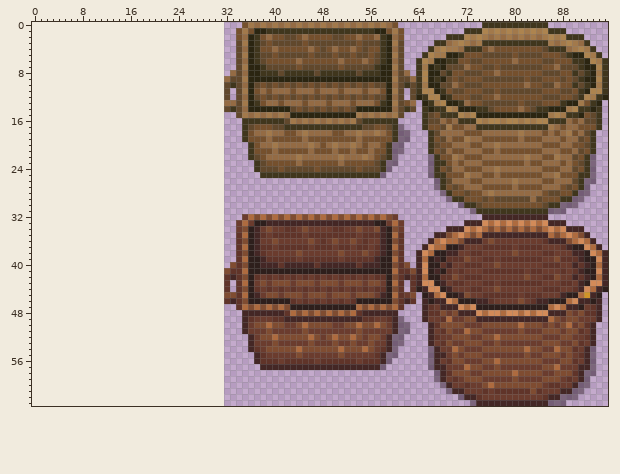
Two versions of one sprite sheet, Objects/Storage/Baskets A.png. The picture above is the old version.
The file is 64x64 pixels. The old version is drawn lined up with the new one, on the new canvas.
The same view after the edit:
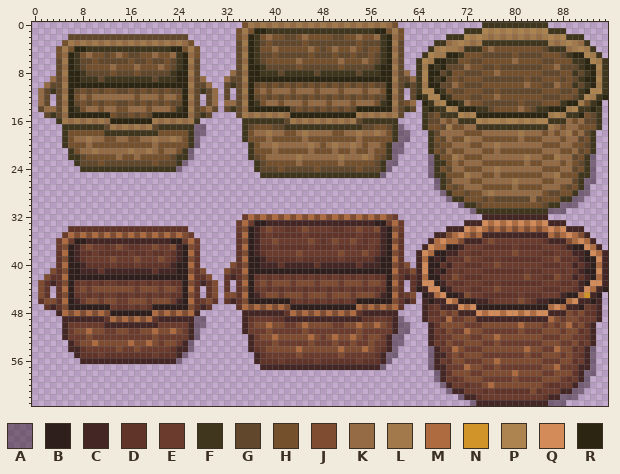
Palette (. is transparent): A #2a172278  B #2e1f1c  C #442725  D #603429  E #6b3c2e  F #40361d  G #61482c  H #75502d  J #7f4c31  K #946b44  L #a2794b  M #ae6b3f  N #d19428  P #ad844f  Q #d38b59  R #2b2511
From the commit log: Added smaller basket.
From old to new:
canvas 64x64 -> 96x64, the old top-left corner now at 32,0
y 2: x 6..25 .................... -> GGGGGGGGGGGGGGGGGGGG
y 3: x 5..26 ...................... -> HLKLKLKLKLKLKLKLKLKLKH
y 4: x 4..27 ........................ -> HLHRRFFFFFFFFFFFFFFRRHLH
y 5: x 4..27 ........................ -> HKRFHKHHGHKHGGHHKHHKFRKH
y 6: x 4..27 ........................ -> GLRFGGHGGGGGHGGHGGHGFRLG
y 7: x 4..27 ........................ -> GKRFGHHHHKHHHKHHHKHGFRKG
y 8: x 4..27 ........................ -> GLRRFGGGGHGGGHGGGGGFRRLG
y 9: x 3..28 .......................... -> KGKRRFFFGFFFFFFFFGFFFRRKGK
y 10: x 2..29 ............................ -> KGGLRRRRRRRRRRRRRRRRRRRRLGGK
y 11: x 1..30 .............................. -> KGFGKRGHGHGHHGGHGHGHGHGGRKGFGK
y 12: x 1..2 .. -> KG; x 4..27 ........................ -> GLRHKHKKKKKKKHKKKHKKHRLG; x 29..30 .. -> GK
y 13: x 1..2 .. -> KG; x 4..27 ........................ -> GKRGHGHGHHGGHGHGHGHGGRKG; x 29..30 .. -> GK
y 14: x 1..30 .............................. -> GKKGLRFHKKHKKHHKKKHKKKHFRLGHKG
y 15: x 2..29 ............................ -> GFGKRRRRRRRHGGHGHGRRRRRRKGFG
y 16: x 4..27 ........................ -> FLKLKLKLKRRRRRRRLKLKLKLF
y 17: x 5..28 ........................ -> FFFFFFFGLKLKLKLGFFFFFFAA
y 18: x 5..28 ........................ -> FHHHHHHFFFFFFFFFHHHHHFAA
y 19: x 5..27 ....................... -> FHKKLKKHHKKHHKKLKKLKHFA
y 20: x 5..27 ....................... -> FHHHKHHHHHHHHHHKHHHHHFA
y 21: x 6..26 ..................... -> FHKKLKKKKKLKKLKHKKHFA
y 22: x 6..26 ..................... -> FFGHHHHHKHHKHHHHHGFFA
y 23: x 7..25 ................... -> FGGGHGGGGGGGGHGGGFA
y 24: x 8..24 ................. -> FFFFFFFFFFFFFFFFA
y 34: x 6..25 .................... -> DDDDDDDDDDDDDDDDDDDD
y 35: x 5..26 ...................... -> EMJMJMJMJMJMJMJMJMJMJE
y 36: x 4..27 ........................ -> EMEBBCCCCCCCCCCCCCCBBEME
y 37: x 4..27 ........................ -> EJBCEJEEDEJEDDEEJEEJCBJE
y 38: x 4..27 ........................ -> DMBCDDEDDDDDEDDEDDEDCBMD
y 39: x 4..27 ........................ -> DJBCDEEEEJEEEJEEEJEDCBJD
y 40: x 4..27 ........................ -> DMBBCDDDDEDDDEDDDDDCBBMD
y 41: x 3..28 .......................... -> JDJBBCCCDCCCCCCCCDCCCBBJDJ
y 42: x 2..29 ............................ -> JDDMBBBBBBBBBBBBBBBBBBBBMDDJ
y 43: x 1..30 .............................. -> JDCDJBDEDEDEEDDEDEDEDEDDBJDCDJ
y 44: x 1..2 .. -> JD; x 4..27 ........................ -> DMBEJEJJJJJJJEJJJEJJEBMD; x 29..30 .. -> DJ
y 45: x 1..2 .. -> JD; x 4..27 ........................ -> DJBDEDEDEEDDEDEDEDEDDBJD; x 29..30 .. -> DJ
y 46: x 1..30 .............................. -> DJJDMBCEJJEJJEEJJJEJJJECBMDEJD
y 47: x 2..29 ............................ -> DCDJBBBBBBBEDDEDEDBBBBBBJDCD
y 48: x 4..27 ........................ -> CMJMJMJMJBBBBBBBMJMJMJMC
y 49: x 5..28 ........................ -> CCCCCCCDMJMJMJMDCCCCCCAA
y 50: x 5..28 ........................ -> CEEEEEECCCCCCCCCEEEEECAA
y 51: x 5..27 ....................... -> CEJJMJJEEJJEEJJMJJMJECA
y 52: x 5..27 ....................... -> CEEEJEEEEEEEEEEJEEEEECA
y 53: x 6..26 ..................... -> CEJJMJJJJJMJJMJEJJECA
y 54: x 6..26 ..................... -> CCDEEEEEJEEJEEEEEDCCA
y 55: x 7..25 ................... -> CDDDEDDDDDDDDEDDDCA
y 56: x 8..24 ................. -> CCCCCCCCCCCCCCCCA
Pixel boxes of the changes (left, top, right, bottom) in both pictures:
added: (38, 34, 218, 172)
added: (38, 226, 218, 364)
